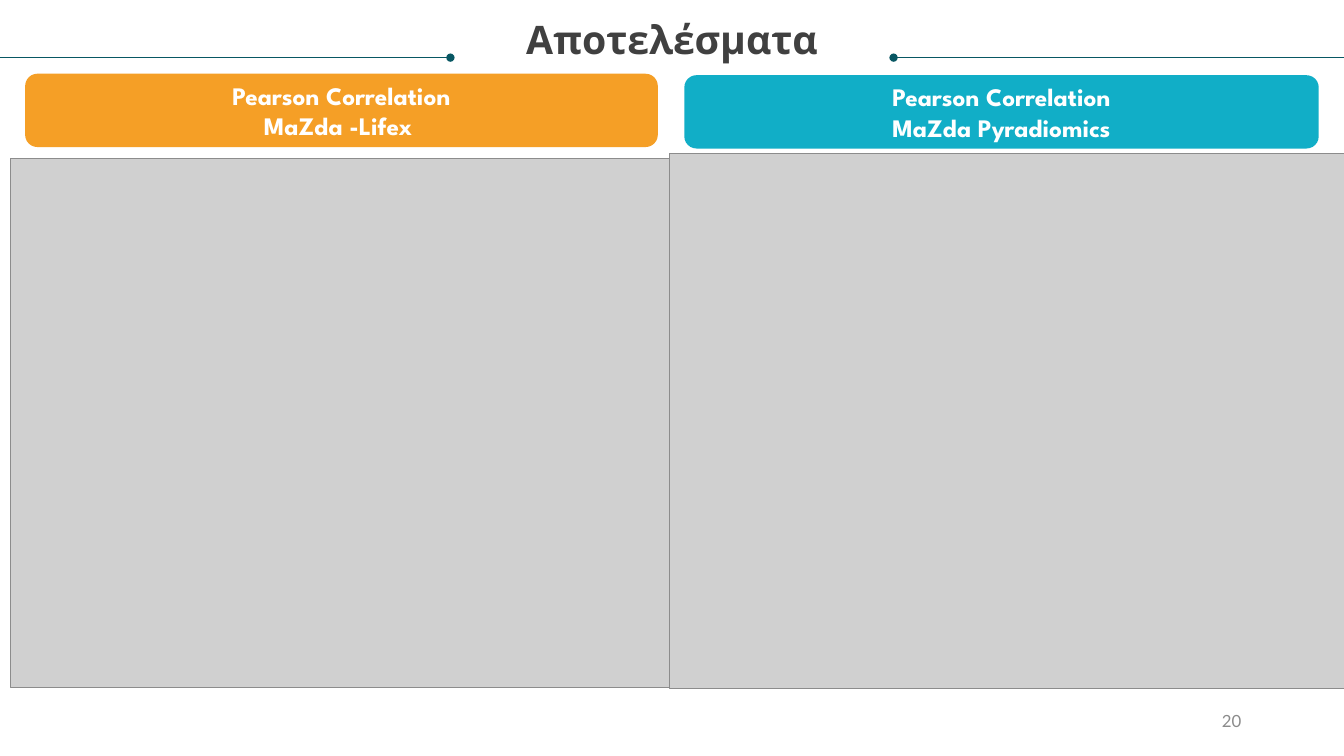
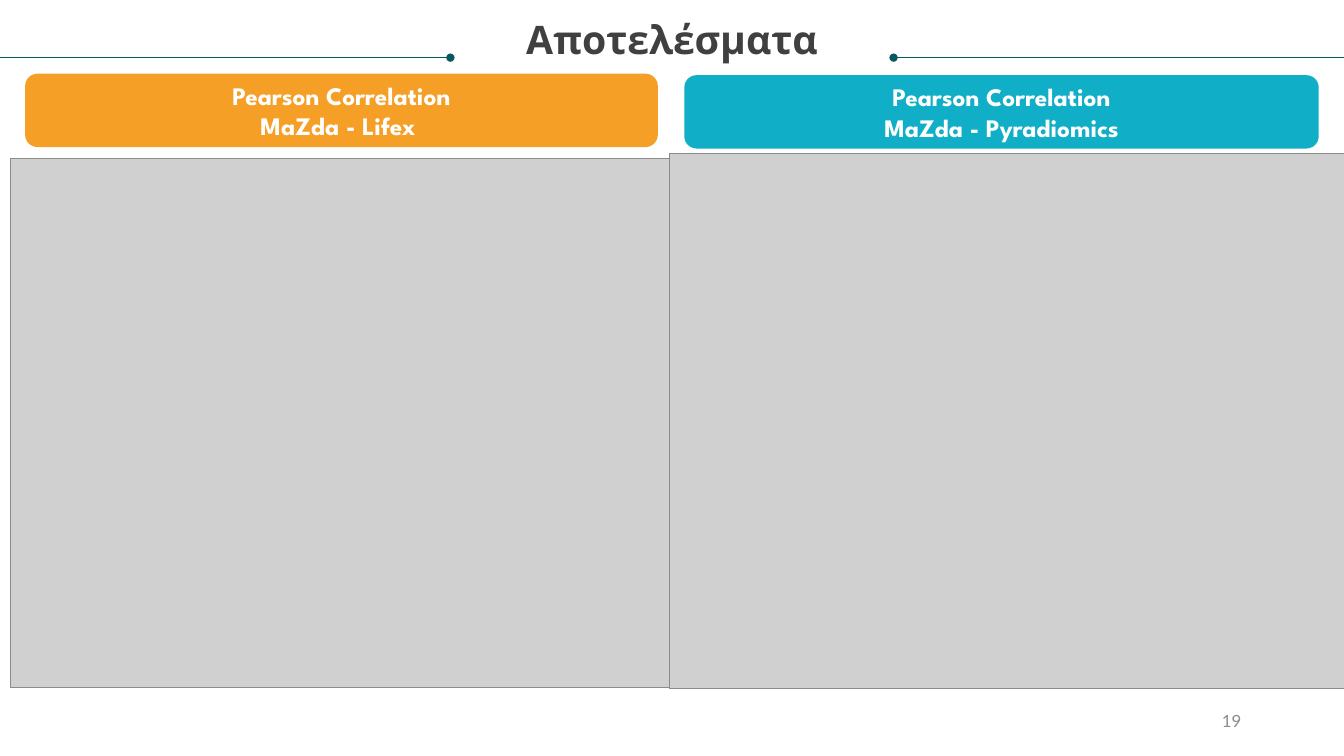
Before and after one commit to manos-mark/radiomics-features-extraction, a slide deck: slide 19 of info/Πτυχιακή Μάνος Μαρκοδημητράκης.pptx (slide 20 before the commit). Drawn at 1344x756 pixels with LibreOffice and Linux fonts; fonts in the diff are those of the drawing; grey boxes stand for pictures. Boxes give left, top, right and bottom in pixels: in the first picture for what was removed or moved away, otherwise in the second. Text is boxed around its words. In the diff, an @@ line names an element or a change of style, - is before the commit and + after.

```diff
--- a/info/Πτυχιακή Μάνος Μαρκοδημητράκης.pptx
+++ b/info/Πτυχιακή Μάνος Μαρκοδημητράκης.pptx
@@ text in rounded rectangle at box(260, 117, 415, 136): spaces changed @@
-MaZda -Lifex
+MaZda - Lifex
@@ text in rounded rectangle at box(884, 119, 1119, 143): text changed @@
-MaZda Pyradiomics
+MaZda - Pyradiomics
@@ page number at box(1222, 715, 1241, 727): text changed @@
-20
+19
```
Also in this commit, not shown: 18 other slides changed, 3 slides added, 2 slides removed, 2 other files.
